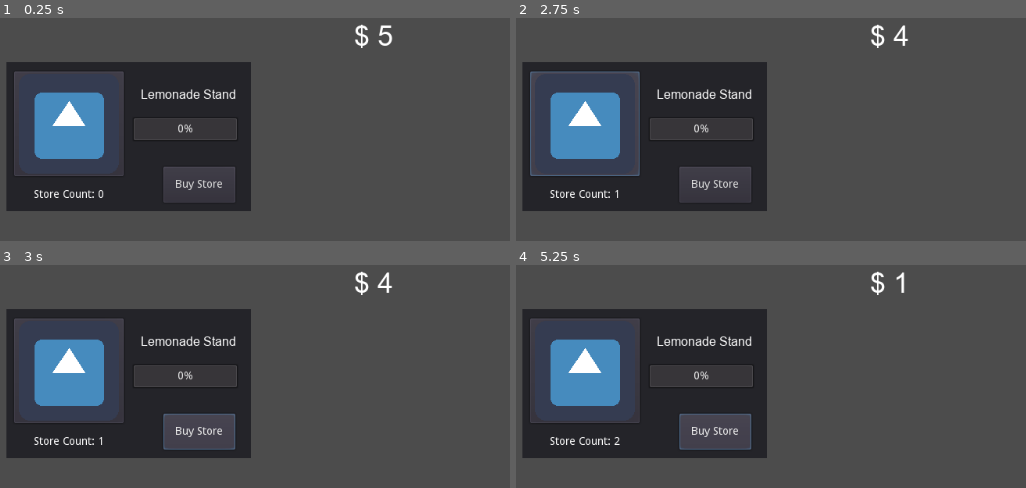
Above: before the commit, frames 1-4 (two rows, left to right).
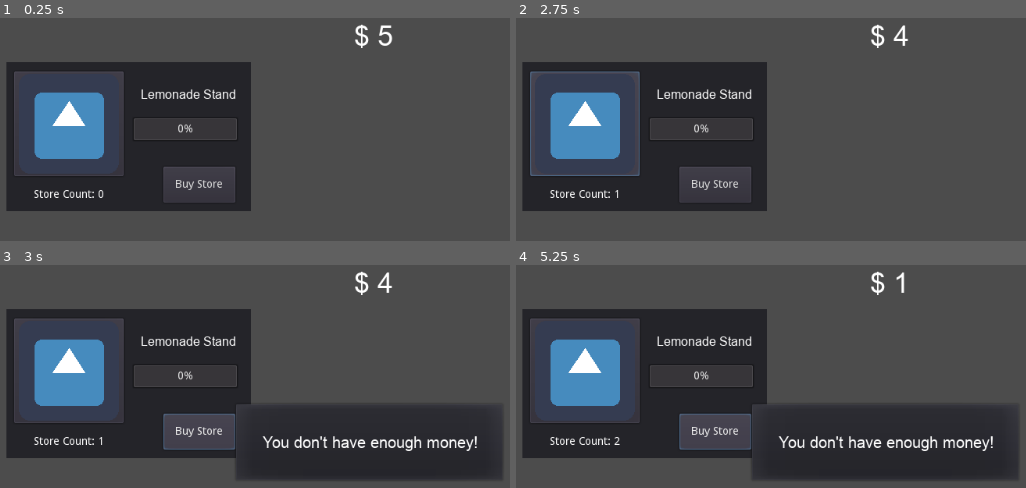
Above: after the commit, the same moments.

Repository: shawn220a/GodotIdleTycoon
Game: Godot game, scene res://store.tscn
Same seed, same stepped clock (60 frames per second), same inputs: the game is played once before the commit and once after it. The engine's default icon, where the game draws it, is replaced by a stand-in: a white triangle on a blue panel in a dark square.
Inputs (mouse positions are in pixels of both pictures, inside the frame that each line leads up to):
- Up to frame 1 (0.25 s): no input
- Up to frame 2 (2.75 s): click "Buy Store" at 0.5 s; click (582, 122) at 1.25 s; click (582, 122) at 2 s
- Up to frame 3 (3 s): click "Buy Store" at 2.75 s
- Up to frame 4 (5.25 s): click (582, 369) at 3.5 s; click "Buy Store" at 4.25 s; tap Enter at 5 s

Frames 1-2 are identical in both runs. In frame 3, 16% of the frame differs, in the area x 46-99%, y 63-97%; in frame 4, 16%.

Commit message:
Center popup

Diff:
--- a/store.gd
+++ b/store.gd
@@ -24,4 +24,4 @@
 		money -= store_cost
 		UpdateUI()
 	else:
-		print("you don't have enough money")
+		$PopupDialog.popup()
--- a/store.tscn
+++ b/store.tscn
@@ -93,16 +93,16 @@
 
 [node name="PopupDialog" type="PopupDialog" parent="."]
 visible = true
-margin_left = 281.0
-margin_top = 175.5
-margin_right = 628.0
-margin_bottom = 278.5
+margin_left = 311.5
+margin_top = 191.0
+margin_right = 658.5
+margin_bottom = 294.0
 
 [node name="MessageLabel" type="Label" parent="PopupDialog"]
-margin_left = 28.5
-margin_top = 26.5
-margin_right = 324.5
-margin_bottom = 78.5
+margin_left = 26.5
+margin_top = 26.0
+margin_right = 322.5
+margin_bottom = 78.0
 custom_fonts/font = SubResource( 3 )
 text = "You don't have enough money!"
 align = 1
